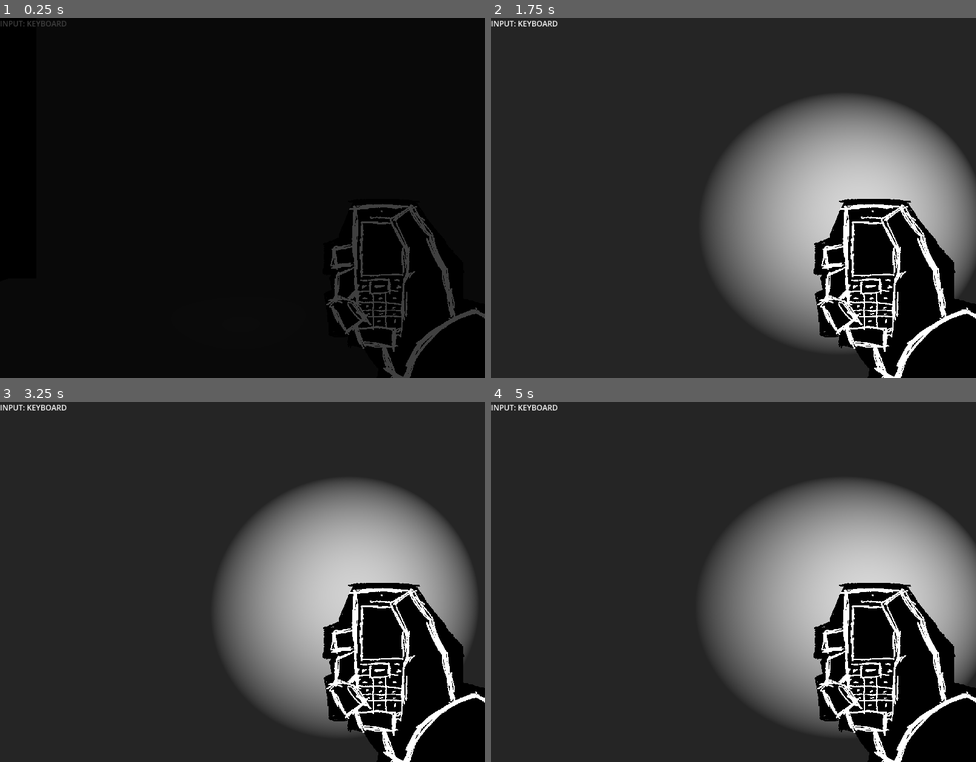
Above: before the commit, frames 1-4 (two rows, left to right).
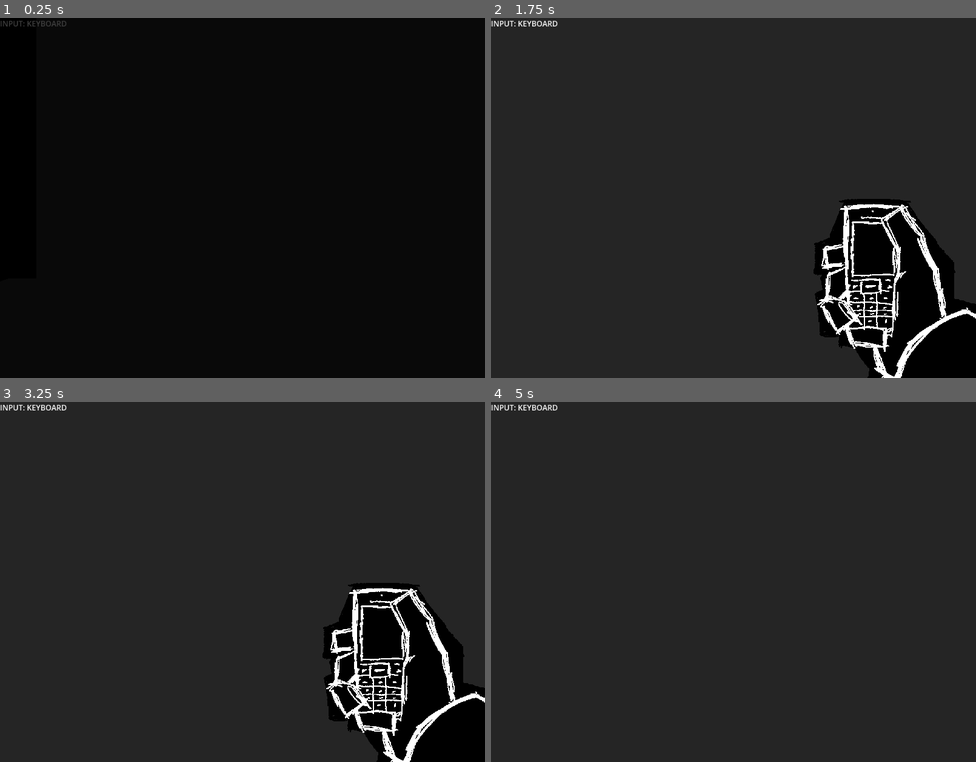
Above: after the commit, the same moments.

Repository: 2BEHDAMNED/aberdeen-game
Game: Godot game, scene res://scenes/game/ch1_00.tscn
Same seed, same stepped clock (60 frames per second), same inputs: the game is played once before the commit and once after it. This scene is started directly instead of the project's main scene. Sound files missing from this copy of the repository are replaced by a short silence.
Inputs (mouse positions are in pixels of both pictures, inside the frame that each line leads up to):
- Up to frame 1 (0.25 s): no input
- Up to frame 2 (1.75 s): move the mouse to (757, 198) at 0.52 s; hold W (player_forwards) from 0.53 s (still down); tap F (flashlight, bound only after the commit) at 0.6, 1.35 s; move the mouse to (709, 198) at 1.27 s
- Up to frame 3 (3.25 s): keep holding W (player_forwards); move the mouse to (252, 574) at 2.02 s; tap F (flashlight, bound only after the commit) at 2.1, 2.85 s; move the mouse to (237, 589) at 2.77 s
- Up to frame 4 (5 s): keep holding W (player_forwards); move the mouse to (767, 585) at 3.52 s; tap F (flashlight, bound only after the commit) at 3.6, 4.35 s; move the mouse to (694, 578) at 4.27 s

The runs differ from the first frame. In frame 1, 2.7% of the frame differs, in the area x 67-100%, y 51-100%; in frame 2, 22%; in frame 3, 21%; in frame 4, 35%, in the area x 44-100%, y 21-100%.

Commit message:
flashlight + better gamepad support

Diff:
--- a/project.godot
+++ b/project.godot
@@ -28,6 +28,14 @@
 
 [input]
 
+ui_accept={
+"deadzone": 0.5,
+"events": [Object(InputEventKey,"resource_local_to_scene":false,"resource_name":"","device":0,"window_id":0,"alt_pressed":false,"shift_pressed":false,"ctrl_pressed":false,"meta_pressed":false,"pressed":false,"keycode":4194309,"physical_keycode":0,"key_label":0,"unicode":0,"location":0,"echo":false,"script":null)
+, Object(InputEventKey,"resource_local_to_scene":false,"resource_name":"","device":0,"window_id":0,"alt_pressed":false,"shift_pressed":false,"ctrl_pressed":false,"meta_pressed":false,"pressed":false,"keycode":4194310,"physical_keycode":0,"key_label":0,"unicode":0,"location":0,"echo":false,"script":null)
+, Object(InputEventKey,"resource_local_to_scene":false,"resource_name":"","device":0,"window_id":0,"alt_pressed":false,"shift_pressed":false,"ctrl_pressed":false,"meta_pressed":false,"pressed":false,"keycode":32,"physical_keycode":0,"key_label":0,"unicode":32,"location":0,"echo":false,"script":null)
+, Object(InputEventJoypadButton,"resource_local_to_scene":false,"resource_name":"","device":-1,"button_index":0,"pressure":0.0,"pressed":true,"script":null)
+]
+}
 player_forwards={
 "deadzone": 0.2,
 "events": [null, Object(InputEventKey,"resource_local_to_scene":false,"resource_name":"","device":-1,"window_id":0,"alt …(198 unchanged characters)…
@@ -72,6 +80,16 @@
 "events": [Object(InputEventJoypadMotion,"resource_local_to_scene":false,"resource_name":"","device":-1,"axis":3,"axis_value":1.0,"script":null)
 ]
 }
+flashlight={
+"deadzone": 0.2,
+"events": [Object(InputEventKey,"resource_local_to_scene":false,"resource_name":"","device":-1,"window_id":0,"alt_pressed":false,"shift_pressed":false,"ctrl_pressed":false,"meta_pressed":false,"pressed":false,"keycode":0,"physical_keycode":70,"key_label":0,"unicode":102,"location":0,"echo":false,"script":null)
+, Object(InputEventJoypadButton,"resource_local_to_scene":false,"resource_name":"","device":-1,"button_index":3,"pressure":0.0,"pressed":true,"script":null)
+]
+}
+ui_enter={
+"deadzone": 0.2,
+"events": []
+}
 
 [physics]
 
--- a/scenes/main_menu.tscn
+++ b/scenes/main_menu.tscn
@@ -155,7 +155,7 @@
 [node name="PlayButton" type="Button" parent="MainMenuControls" unique_id=1397531591]
 layout_mode = 2
 focus_neighbor_top = NodePath("../QuitButton")
-focus_neighbor_bottom = NodePath("../QuitButton")
+focus_neighbor_bottom = NodePath("../SettingsButton")
 theme = ExtResource("2_bqqt6")
 text = "play"
 flat = true
@@ -164,7 +164,7 @@
 
 [node name="SettingsButton" type="Button" parent="MainMenuControls" unique_id=907138651]
 layout_mode = 2
-focus_neighbor_top = NodePath("../QuitButton")
+focus_neighbor_top = NodePath("../PlayButton")
 focus_neighbor_bottom = NodePath("../QuitButton")
 theme = ExtResource("2_bqqt6")
 text = "settings"
@@ -174,7 +174,7 @@
 
 [node name="QuitButton" type="Button" parent="MainMenuControls" unique_id=1366730209]
 layout_mode = 2
-focus_neighbor_top = NodePath("../PlayButton")
+focus_neighbor_top = NodePath("../SettingsButton")
 focus_neighbor_bottom = NodePath("../PlayButton")
 theme = ExtResource("2_bqqt6")
 text = "quit"
--- a/scenes/player.tscn
+++ b/scenes/player.tscn
@@ -2,6 +2,127 @@
 
 [ext_resource type="Texture2D" uid="uid://b6o83cbkw5eqt" path="res://textures/phone.png" id="1_3vyb7"]
 [ext_resource type="Script" uid="uid://bws0ajagrkvpt" path="res://scripts/player.gd" id="1_g2els"]
+[ext_resource type="AudioStream" uid="uid://ckje7ofdaevwg" path="res://sounds/flashlight-on.mp3" id="3_dqkch"]
+[ext_resource type="Script" uid="uid://dr8nqu1eycb2j" path="res://scripts/player_camera.gd" id="3_qhqgy"]
+[ext_resource type="AudioStream" uid="uid://b0vuyq76uwhcu" path="res://sounds/flashlight-off.mp3" id="5_qlg0r"]
+
+[sub_resource type="Animation" id="Animation_g2els"]
+length = 0.001
+tracks/0/type = "value"
+tracks/0/imported = false
+tracks/0/enabled = true
+tracks/0/path = NodePath(".:position")
+tracks/0/interp = 1
+tracks/0/loop_wrap = true
+tracks/0/keys = {
+"times": PackedFloat32Array(0),
+"transitions": PackedFloat32Array(1),
+"update": 0,
+"values": [Vector2(240, 176)]
+}
+tracks/1/type = "value"
+tracks/1/imported = false
+tracks/1/enabled = true
+tracks/1/path = NodePath(".:visible")
+tracks/1/interp = 1
+tracks/1/loop_wrap = true
+tracks/1/keys = {
+"times": PackedFloat32Array(0),
+"transitions": PackedFloat32Array(1),
+"update": 1,
+"values": [true]
+}
+
+[sub_resource type="Animation" id="Animation_dqkch"]
+resource_name = "phone_pulldown"
+length = 0.5
+tracks/0/type = "value"
+tracks/0/imported = false
+tracks/0/enabled = true
+tracks/0/path = NodePath(".:position")
+tracks/0/interp = 1
+tracks/0/loop_wrap = true
+tracks/0/keys = {
+"times": PackedFloat32Array(0, 0.36666667, 0.43333334),
+"transitions": PackedFloat32Array(1, 1, 1),
+"update": 0,
+"values": [Vector2(240, 176), Vector2(240, 176), Vector2(240, 600)]
+}
+tracks/1/type = "value"
+tracks/1/imported = false
+tracks/1/enabled = true
+tracks/1/path = NodePath(".:visible")
+tracks/1/interp = 1
+tracks/1/loop_wrap = true
+tracks/1/keys = {
+"times": PackedFloat32Array(0, 0.38),
+"transitions": PackedFloat32Array(1, 1),
+"update": 1,
+"values": [true, false]
+}
+tracks/2/type = "method"
+tracks/2/imported = false
+tracks/2/enabled = true
+tracks/2/path = NodePath("../../Head/Camera")
+tracks/2/interp = 1
+tracks/2/loop_wrap = true
+tracks/2/keys = {
+"times": PackedFloat32Array(0.23333333),
+"transitions": PackedFloat32Array(1),
+"values": [{
+"args": [],
+"method": &"_turn_off_flashlight"
+}]
+}
+
+[sub_resource type="Animation" id="Animation_qhqgy"]
+resource_name = "phone_pullup"
+length = 0.5
+tracks/0/type = "value"
+tracks/0/imported = false
+tracks/0/enabled = true
+tracks/0/path = NodePath(".:position")
+tracks/0/interp = 1
+tracks/0/loop_wrap = true
+tracks/0/keys = {
+"times": PackedFloat32Array(0, 0.26666668, 0.33333334),
+"transitions": PackedFloat32Array(1, 1, 1),
+"update": 0,
+"values": [Vector2(240, 600), Vector2(240, 600), Vector2(240, 176)]
+}
+tracks/1/type = "value"
+tracks/1/imported = false
+tracks/1/enabled = true
+tracks/1/path = NodePath(".:visible")
+tracks/1/interp = 1
+tracks/1/loop_wrap = true
+tracks/1/keys = {
+"times": PackedFloat32Array(0, 0.26666668),
+"transitions": PackedFloat32Array(1, 1),
+"update": 1,
+"values": [false, true]
+}
+tracks/2/type = "method"
+tracks/2/imported = false
+tracks/2/enabled = true
+tracks/2/path = NodePath("../../Head/Camera")
+tracks/2/interp = 1
+tracks/2/loop_wrap = true
+tracks/2/keys = {
+"times": PackedFloat32Array(0.43333334),
+"transitions": PackedFloat32Array(1),
+"values": [{
+"args": [],
+"method": &"_turn_on_flashlight"
+}]
+}
+
+[sub_resource type="AnimationLibrary" id="AnimationLibrary_dqkch"]
+_data = {
+&"RESET": SubResource("Animation_g2els"),
+&"phone_pulldown": SubResource("Animation_dqkch"),
+&"phone_pullup": SubResource("Animation_qhqgy")
+}
 
 [sub_resource type="CapsuleShape3D" id="CapsuleShape3D_3vyb7"]
 
@@ -28,11 +149,14 @@
 offset_left = -272.0
 offset_top = -204.0
 offset_right = 528.0
-offset_bottom = 396.0
+offset_bottom = 395.99854
 grow_horizontal = 2
 grow_vertical = 2
 texture = ExtResource("1_3vyb7")
 expand_mode = 1
+
+[node name="AnimationPlayer" type="AnimationPlayer" parent="Control/TextureRect" unique_id=600596907]
+libraries/ = SubResource("AnimationLibrary_dqkch")
 
 [node name="Label" type="Label" parent="Control" unique_id=1468164275]
 layout_mode = 0
@@ -47,9 +171,18 @@
 [node name="Head" type="Node3D" parent="." unique_id=1481191149]
 transform = Transform3D(1, 0, 0, 0, 1, 0, 0, 0, 1, 0, 0.516, 0)
 
-[node name="Camera" type="Camera3D" parent="Head" unique_id=1822165570]
+[node name="Camera" type="Camera3D" parent="Head" unique_id=1822165570 node_paths=PackedStringArray("animator", "phone")]
+script = ExtResource("3_qhqgy")
+animator = NodePath("../../Control/TextureRect/AnimationPlayer")
+phone = NodePath("../../Control/TextureRect")
+flashlight_turn_on_sound = ExtResource("3_dqkch")
+flashlight_turn_off_sound = ExtResource("5_qlg0r")
+
+[node name="AudioStreamPlayer" type="AudioStreamPlayer" parent="Head/Camera" unique_id=1006235749]
+max_polyphony = 10
 
 [node name="SpotLight3D" type="SpotLight3D" parent="Head/Camera" unique_id=1840122393]
 transform = Transform3D(0.995797, 0.014144312, 0.090489045, -0.02167448, 0.996332, 0.08278302, -0.08898617, -0.084396385, 0.9924509, 0.27570313, 0, 0)
-spot_range = 5.010758
+visible = false
+spot_range = 30.602547
 spot_angle = 28.92696
--- /dev/null
+++ b/scripts/player_camera.gd
@@ -0,0 +1,43 @@
+extends Camera3D
+
+@onready var flashlight := $SpotLight3D
+@export var animator : AnimationPlayer = null
+@export var phone : TextureRect = null
+
+@export var flashlight_turn_on_sound : AudioStream = null
+@export var flashlight_turn_off_sound : AudioStream = null
+
+@onready var flashlight_sound = $AudioStreamPlayer
+
+func _ready() -> void:
+	phone.visible = flashlight_on()
+
+func _input(event: InputEvent) -> void:
+	if event.is_action("flashlight") and event.is_pressed():
+		_toggle_flashlight()
+
+func _toggle_flashlight():
+	if animator.is_playing():
+		return
+
+	if flashlight_on():
+		animator.play("phone_pulldown")
+	else:
+		animator.play("phone_pullup")
+
+func flashlight_on() -> bool:
+	return flashlight.visible
+
+func _turn_on_flashlight():
+	if flashlight_on():
+		return
+	flashlight.visible = true
+	flashlight_sound.stream = flashlight_turn_off_sound
+	flashlight_sound.play()
+
+func _turn_off_flashlight():
+	if not flashlight_on():
+		return
+	flashlight.visible = false
+	flashlight_sound.stream = flashlight_turn_on_sound
+	flashlight_sound.play()
Not shown, added: scripts/player_camera.gd.uid
Not shown, added: sounds/flashlight-off.mp3.import
Not shown, added: sounds/flashlight-on.mp3.import
Not shown, added: sounds/flashlight-off.mp3
Not shown, added: sounds/flashlight-on.mp3
